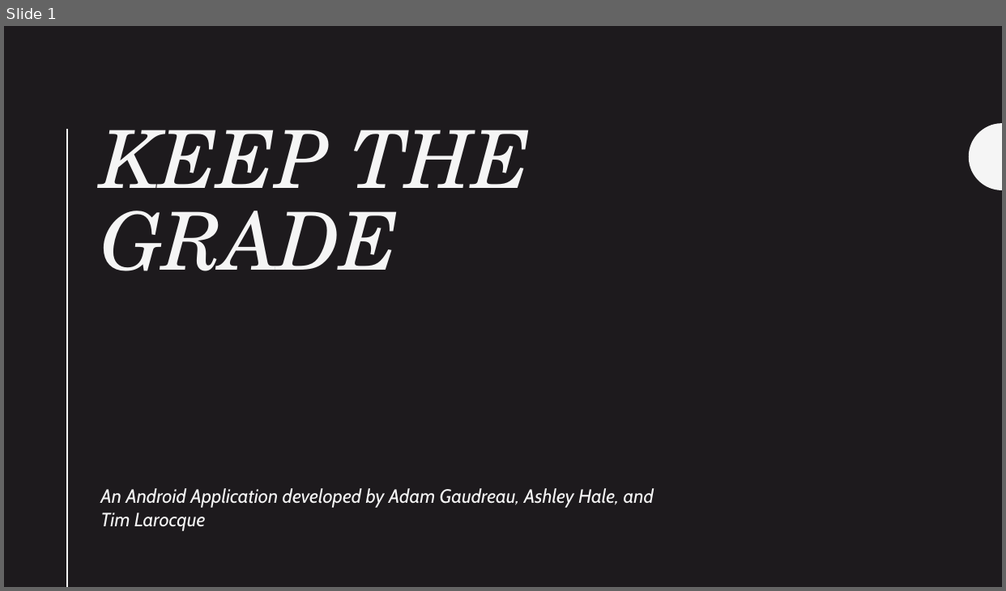
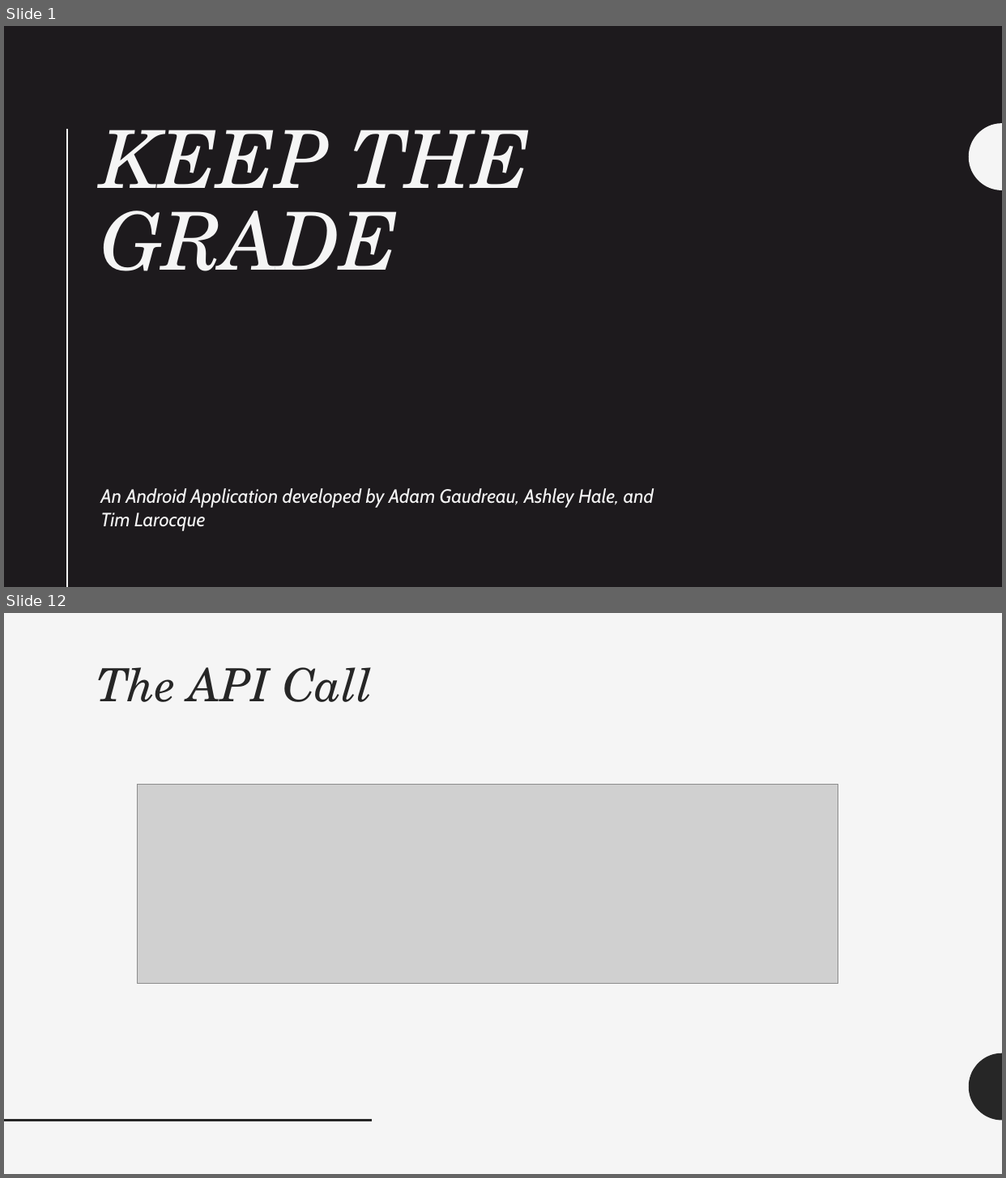
Before and after one commit to uml-app1-2016/Keep-the-Grade, a slide deck: Presentation.pptx. Shown one above the other, each under a label of ours: slide 1 before the commit, slides 1 and 12 after it; the slides between them are not shown. The pictures are 1006x591 and 1006x1178 pixels, drawn with LibreOffice and Linux fonts; fonts in the diff are those of the drawing; grey boxes stand for pictures. Boxes give left, top, right and bottom in pixels: in the first picture for what was removed or moved away, otherwise in the second. Text is boxed around its words. In the diff, an @@ line names an element or a change of style, - is before the commit and + after.

```diff
--- a/Presentation.pptx
+++ b/Presentation.pptx
@@ slide 12 added at box(4, 613, 1002, 1174), background #F5F5F5 @@
@@ title added at box(96, 667, 373, 702), 44 pt, text #262626, italic @@
+The API Call
@@ picture added at box(138, 785, 839, 984) @@
@@ freeform shape added at box(969, 1053, 1002, 1121), fill #262626 @@
@@ line added from (4, 1121) to (373, 1121), #262626 2 pt @@
```
Also in this commit, not shown: 11 other slides added.
